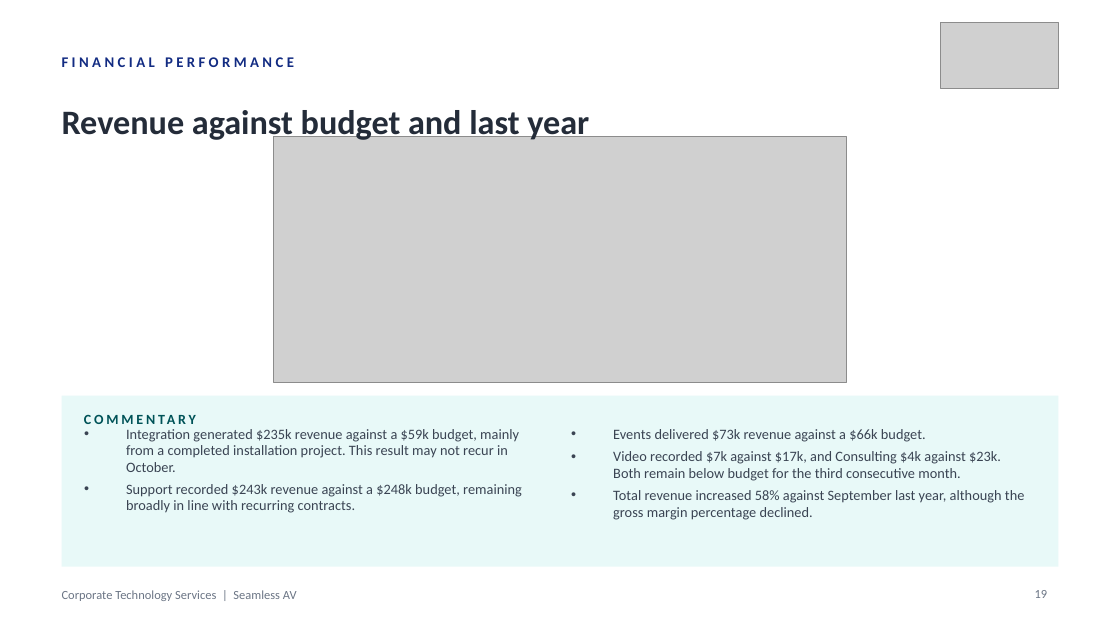
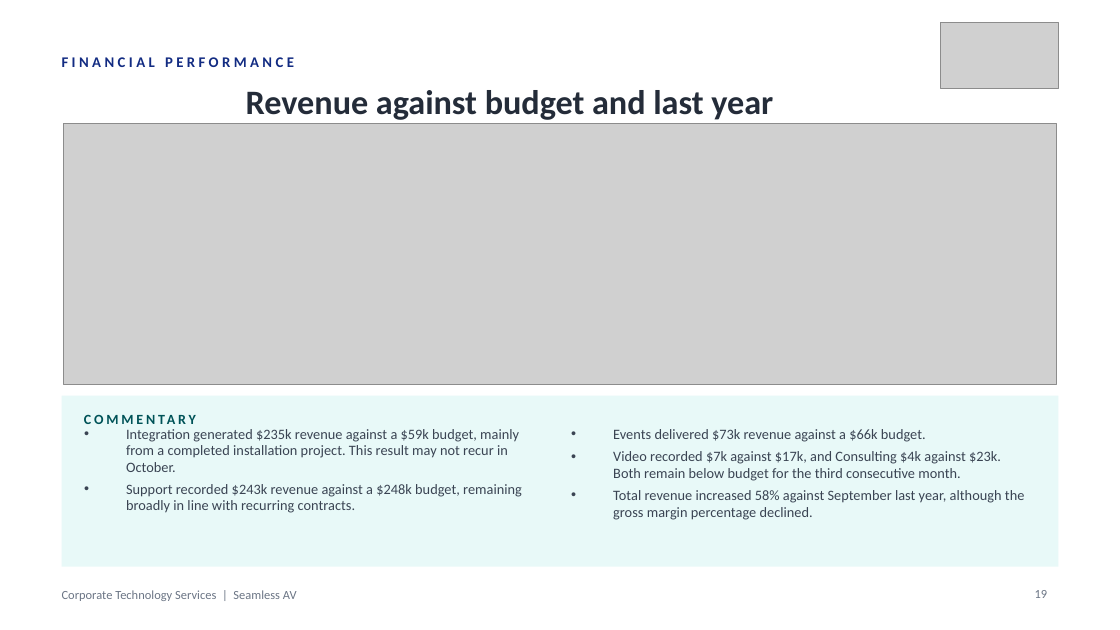
Before and after one commit to WesleyNelson-O33/Claude, a slide deck: slide 19 of deck/CTS Monthly Business Review - 30092026.pptx. Drawn at 1120x630 pixels with LibreOffice and Linux fonts; fonts in the diff are those of the drawing; grey boxes stand for pictures. Boxes give left, top, right and bottom in pixels: in the first picture for what was removed or moved away, otherwise in the second. Text is boxed around its words. In the diff, an @@ line names an element or a change of style, - is before the commit and + after.

```diff
--- a/deck/CTS Monthly Business Review - 30092026.pptx
+++ b/deck/CTS Monthly Business Review - 30092026.pptx
@@ text "Revenue against budget and last ..." at [246,90,773,120]: alignment left to centre @@
@@ picture: place and size @@
-picture at [273,137,846,382]
+picture at [64,123,1057,384]
```
Also in this commit, not shown: 25 other slides changed, 21 other files.
